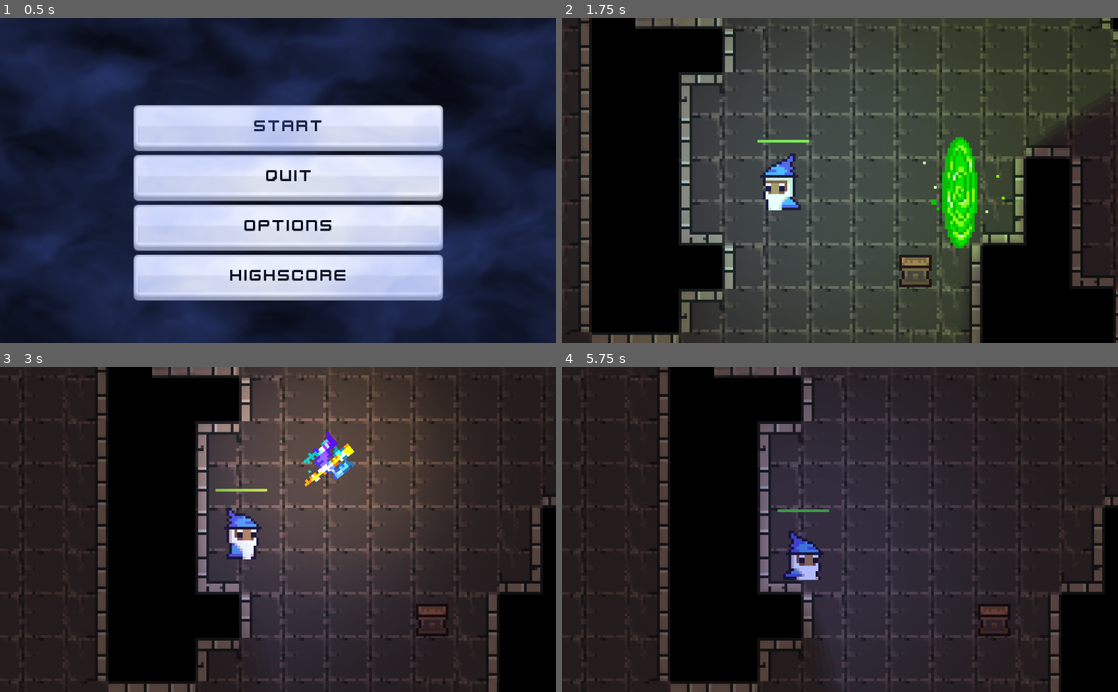
Above: before the commit, frames 1-4 (two rows, left to right).
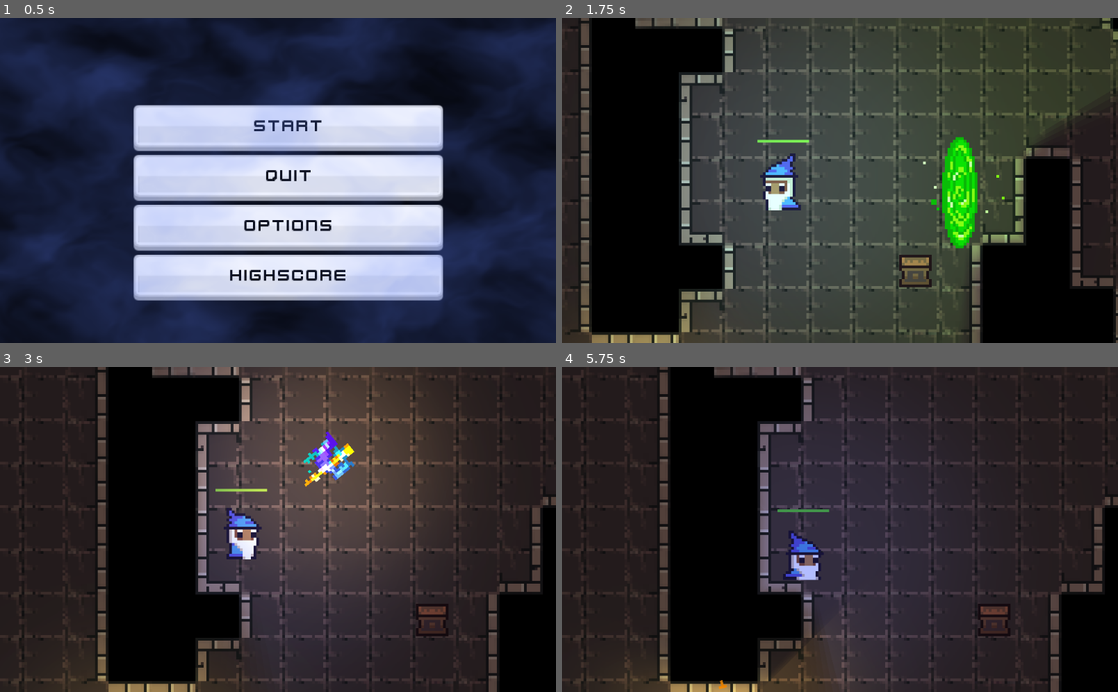
Above: after the commit, the same moments.

Repository: lnRichard/profielwerkstuk
Game: Godot game, scene res://gui/start_menu/StartMenu.tscn
The game is run twice, just before and just after one commit, with the same random seed, the same clock (stepped at 60 frames per second) and the same inputs. The engine's default icon, where the game draws it, is replaced by a stand-in: a white triangle on a blue panel in a dark square.
Inputs (mouse positions are in pixels of both pictures, inside the frame that each line leads up to):
- Up to frame 1 (0.5 s): no input
- Up to frame 2 (1.75 s): click "Start" at 0.5 s; move the mouse to (962, 164) at 1.27 s; hold A (key_a) from 1.28 s (still down)
- Up to frame 3 (3 s): move the mouse to (166, 545) at 2.02 s; release A (key_a) at 2.03 s; tap D (key_d) at 2.1 s; move the mouse to (333, 458) at 2.77 s; tap E (key_e) at 2.85 s
- Up to frame 4 (5.75 s): move the mouse to (812, 594) at 3.52 s; tap F (key_f) at 3.6 s; move the mouse to (1006, 578) at 4.27 s; tap R (key_r) at 4.35 s; move the mouse to (673, 480) at 5.02 s; tap S (key_s) at 5.1 s

Frame 1 is identical in both runs. In frame 2, 0.6% of the frame differs, in the area x 3-28%, y 88-100%; in frame 3, 0.7%; in frame 4, 1.9%, in the area x 9-53%, y 82-100%.

Commit message:
added elite enemies with all attack types and 3 stat types modifying the stats

Diff:
--- /dev/null
+++ b/characters/enemies/boss/Boss.gd
@@ -0,0 +1,29 @@
+class_name BossCreator
+
+var enemy
+var sprite: AnimatedSprite
+var body: CollisionShape2D
+var sight: CollisionShape2D
+var attack: CollisionShape2D
+
+
+func create_boss(boss, factor: int):
+	enemy = boss
+	print(boss)
+	sprite = enemy.get_node("AnimatedSprite")
+	body = enemy.get_node("BodyCollision")
+	sight = enemy.get_node("Sight/Radius")
+	attack = enemy.get_node("Attack/Radius")
+	increase_hitbox_and_size(factor)
+#	increase_health(factor)
+	return enemy
+
+func increase_hitbox_and_size(factor: int):
+	sprite.scale *= factor
+	body.scale *= factor
+	sight.scale *= factor
+	attack.scale *= factor
+
+func increase_health(factor: int):
+	enemy.max_health *= factor
+	enemy.current_health = enemy.max_health
--- a/characters/enemies/elite/Elite.gd
+++ b/characters/enemies/elite/Elite.gd
@@ -1,8 +1,184 @@
-extends Node
+extends HostileEntity
+
+
+enum {EXPLOSION, FIREBALL, ICEBALL, LIFESTEALMACHINEGUN, MELEE, SMALLSTAR, ZIPPYZIP}
+onready var attack: int = rng.randi_range(EXPLOSION, ZIPPYZIP)
+var prefix: String
+
+var gamer_tag: String
+
+enum {HEALTH, SPEED, SIGHT}
+onready var stat: int = rng.randi_range(HEALTH, SIGHT)
+var suffix: String
 
 
 
+var attack_scene: PackedScene
+onready var parent := get_parent()
+
+# Attack()
+var current_cooldown := 0 # Current cooldown of attack
+var cooldown: int  # Cooldown of the attack
 
 
+
+# _max_health: float, _move_speed: float, _score: int
+func _init().(0, 0, 100, 100):
+	pass
+
+func _physics_process(delta):
+	._physics_process(delta)
+
 func _ready():
-	pass
+	rng.randomize()
+	var gamer_tag_array = get_array_gamer_tag()
+	var prefix_array = get_array_prefix()
+	var suffix_array = get_array_suffix()
+
+	rng.randomize()
+	prefix = prefix_array[rng.randi_range(0, prefix_array.size() - 1)]
+	gamer_tag = gamer_tag_array[rng.randi_range(0, gamer_tag_array.size() - 1)]
+	suffix = suffix_array[rng.randi_range(0, suffix_array.size() - 1)]
+
+	var elite_name = prefix + " " + gamer_tag + " " + suffix
+	$EliteName.text = elite_name
+
+	get_attack()
+	get_stats()
+	get_cooldown()
+# Reduces the cooldown
+func cooldowns():
+	if current_cooldown > 0:
+		current_cooldown -= 1
+
+
+func attack():
+	if current_cooldown == 0:
+		# Reset the cooldown
+		current_cooldown = cooldown * 5
+
+		# Instances the projectile
+		var to_player: Vector2 = dir_to_player()
+		var b = attack_scene.instance()
+		b.direction =  to_player #Vector2(10, 0).rotated((player.position).angle()).normalized()
+
+		# Fetch the animated sprite
+		var asprite = b.get_node("AnimatedSprite")
+		asprite.rotation = position.angle_to_point(to_player)
+		asprite.flip_h = to_player.x < 0
+		b.position = position + 20 * to_player
+
+		# Append the child
+		parent.add_child(b)
+
+
+# Fetch direction to player
+func dir_to_player() -> Vector2:
+	return position.direction_to(player.position)
+
+# Handles entity knockback
+func knockback(delta: float):
+	if knockback == Vector2.ZERO:
+		return
+
+	# Reduce and apply knockback
+	knockback = knockback.move_toward(Vector2.ZERO, friction * delta * 5)
+	knockback = move_and_slide(knockback)
+
+func get_array_prefix() -> Array:
+	match attack:
+		EXPLOSION:
+			return ["Explody", "Erupting", "Banging", "Raging", "Detonating"]
+		FIREBALL:
+			return ["Fiery", "Warm", "Hot", "Flaming", "Lit", "Scorching", "Burning", "Blazing", "Yang"]
+		ICEBALL:
+			return ["Jade Beauty", "Yin", "Chilly", "Frozen", "Cold", "Icy", "Snowman", "Snowy"]
+		LIFESTEALMACHINEGUN:
+			return ["Vampiric", "Heavy", "Machinegun", "Commander"]
+		MELEE:
+			return ["Overgeared", "Cultivating", "Deadly", "Sharp", "Combative", "Dexterous", "Martial"]
+		SMALLSTAR:
+			return ["Second Life", "Ancient", "Warlock of the Magus World", "Sovereign","Return of",
+			"Necromancer", "Demon General", "Demon God","Demon Lord", "Reborn",
+			"Once In A Million Years Genius", "Stair Climber", "Great Mage", "9th Circle","Heavenly Demon",
+			"Irregular", "Regressed", "Reincarnated" , "S-Rank", "Immortal", "Ancestor", "Heavenly", "Godlike",
+			"Supreme", "Demigod", "Deity", "Outer God", "Strongest", "Devil", "Emperor", "I Am", "VRMMO",
+			"Invincible", "Almight", "Unrivaled", "Disciple", "Master", "Sect Leader", "Elder", "Inner-Disciple",
+			"Outer-Disciple", "Absolute", "Demoness", "FFF-ranked Hero", "Outcast", "Magic Apprentice", "Monarch" ,
+			"Protagonist", "Overlord", "Ranker", "Rotten Water", "Sage Monarch", "Emperor", "Second Coming of"]
+		ZIPPYZIP:
+			return ["Forceful", "Pushy", "Gravitational", "Assertive", "Dominant"]
+	return ["Error 500"]
+
+func get_array_gamer_tag() -> Array:
+	return ["Jeremiah", "Ties", "Timo", "Joseph", "Richard", "Angus", "Joromiah", "Rasputin", "Imke", "Tim", "John", "Visser"]
+
+func get_array_suffix() -> Array:
+	match stat:
+		HEALTH:
+			return ["of the Ji Clan", "of a thousand years", "the Conqueror", "the Body Cultivator", "the Judge of Death", "the Immortal", "the Impeccable", "Joestar"]
+		SPEED:
+			return ["of the Li Clan", "of the Clouds", "of the Sky", "of Time", "who Strikes First", "Online"]
+		SIGHT:
+			return ["of the Wan Clan","of Another World", "who Sees All", "the Mystical", "the Reaper", "of the Nine Heavens"]
+
+	return ["Error 1"]
+
+func get_attack():
+	match attack:
+		EXPLOSION:
+			$Sight/Radius.shape.radius = 100
+			$Attack/Radius.shape.radius = 30
+			attack_scene = preload("res://projectiles/explosion/Explosion.tscn")
+		FIREBALL:
+			$Sight/Radius.shape.radius = 100
+			$Attack/Radius.shape.radius = 90
+			attack_scene = preload("res://projectiles/fireball/Fireball.tscn")
+		ICEBALL:
+			$Sight/Radius.shape.radius = 100
+			$Attack/Radius.shape.radius = 90
+			attack_scene = preload("res://projectiles/iceball/Iceball.tscn")
+		LIFESTEALMACHINEGUN:
+			$Sight/Radius.shape.radius = 100
+			$Attack/Radius.shape.radius = 90
+			attack_scene = preload("res://projectiles/lifesteal_machinegun/LifestealMachinegun.tscn")
+		MELEE:
+			$Sight/Radius.shape.radius = 100
+			$Attack/Radius.shape.radius = 10
+			attack_scene = preload("res://projectiles/melee/Melee.tscn")
+		SMALLSTAR:
+			$Sight/Radius.shape.radius = 100
+			$Attack/Radius.shape.radius = 90
+			attack_scene = preload("res://projectiles/small_star/SmallStar.tscn")
+		ZIPPYZIP:
+			$Sight/Radius.shape.radius = 100
+			$Attack/Radius.shape.radius = 90
+			attack_scene = preload("res://projectiles/zippy_zip/ZippyZip.tscn")
+
+func get_cooldown():
+	var temp: Node = attack_scene.instance()
+	cooldown = temp.cooldown
+	temp.queue_free()
+
+func get_stats():
+	match stat:
+		HEALTH:
+			max_health = 1000
+			current_health = 1000
+			move_speed = 100
+		SPEED:
+			max_health = 500
+			current_health = 500
+			move_speed = 500
+		SIGHT:
+			max_health = 500
+			current_health = 500
+			move_speed = 100
+			$Sight/Radius.shape.radius *= 1.5
+			$Attack/Radius.shape.radius *= 1.5
+
+
+func set_health(value: float):
+	.set_health(value)
+	Global.elite_kills+=1
+	Global.skill_points+=1
--- a/characters/enemies/elite/Elite.tscn
+++ b/characters/enemies/elite/Elite.tscn
@@ -1,6 +1,74 @@
-[gd_scene load_steps=2 format=2]
+[gd_scene load_steps=16 format=2]
 
-[ext_resource path="res://characters/enemies/elite/Elite.gd" type="Script" id=1]
+[ext_resource path="res://characters/hostile_entity/HostileEntity.tscn" type="PackedScene" id=1]
+[ext_resource path="res://characters/enemies/elite/Elite.gd" type="Script" id=2]
+[ext_resource path="res://characters/enemies/elite/sprites/idle/necromancer_idle_anim_f2.png" type="Texture" id=3]
+[ext_resource path="res://characters/enemies/elite/sprites/running/necromancer_run_anim_f1.png" type="Texture" id=4]
+[ext_resource path="res://characters/enemies/elite/sprites/idle/necromancer_idle_anim_f3.png" type="Texture" id=5]
+[ext_resource path="res://characters/enemies/elite/sprites/running/necromancer_run_anim_f2.png" type="Texture" id=6]
+[ext_resource path="res://characters/enemies/elite/sprites/running/necromancer_run_anim_f0.png" type="Texture" id=7]
+[ext_resource path="res://characters/enemies/elite/sprites/idle/necromancer_idle_anim_f1.png" type="Texture" id=8]
+[ext_resource path="res://characters/enemies/elite/sprites/running/necromancer_run_anim_f3.png" type="Texture" id=9]
+[ext_resource path="res://characters/enemies/elite/sprites/idle/necromancer_idle_anim_f0.png" type="Texture" id=10]
+[ext_resource path="res://gui/fonts/KenFUture.tres" type="DynamicFont" id=11]
 
-[node name="Elite" type="Node"]
-script = ExtResource( 1 )
+[sub_resource type="RectangleShape2D" id=2]
+extents = Vector2( 5.5, 7.5 )
+
+[sub_resource type="CircleShape2D" id=3]
+radius = 0.01
+
+[sub_resource type="SpriteFrames" id=1]
+animations = [ {
+"frames": [ ExtResource( 10 ), ExtResource( 8 ), ExtResource( 3 ), ExtResource( 5 ) ],
+"loop": true,
+"name": "idle",
+"speed": 5.0
+}, {
+"frames": [ ExtResource( 7 ), ExtResource( 4 ), ExtResource( 6 ), ExtResource( 9 ) ],
+"loop": true,
+"name": "running",
+"speed": 5.0
+} ]
+
+[sub_resource type="CircleShape2D" id=4]
+radius = 0.0
+
+[node name="Elite" instance=ExtResource( 1 )]
+script = ExtResource( 2 )
+
+[node name="BodyCollision" parent="." index="0"]
+position = Vector2( -0.5, 2.5 )
+shape = SubResource( 2 )
+
+[node name="Radius" parent="Sight" index="0"]
+shape = SubResource( 3 )
+
+[node name="AnimatedSprite" parent="." index="3"]
+frames = SubResource( 1 )
+animation = "running"
+frame = 3
+playing = true
+
+[node name="Radius" parent="Attack" index="0"]
+shape = SubResource( 4 )
+
+[node name="ProgressBar" parent="." index="5"]
+margin_left = -7.0
+margin_top = -11.0
+margin_right = 8.0
+margin_bottom = -10.0
+
+[node name="EliteName" type="Label" parent="." index="9"]
+margin_left = -99.0
+margin_top = -39.0
+margin_right = 101.0
+margin_bottom = -18.0
+custom_colors/font_color = Color( 1, 0.843137, 0, 1 )
+custom_fonts/font = ExtResource( 11 )
+align = 1
+autowrap = true
+uppercase = true
+__meta__ = {
+"_edit_use_anchors_": false
+}
--- a/characters/player/LoadArea.gd
+++ b/characters/player/LoadArea.gd
@@ -5,9 +5,11 @@
 
 # Load entities inside the load area
 func _on_LoadArea_body_entered(body: HostileEntity):
-	body.state = IDLING
+	if is_instance_valid(body):
+		body.state = IDLING
 
 # Unload entities outside the load area
 func _on_LoadArea_body_exited(body: HostileEntity):
-	body.state = UNLOADED
-	body.update_redness()
+	if is_instance_valid(body):
+		body.state = UNLOADED
+		body.update_redness()
--- a/characters/player/Player.tscn
+++ b/characters/player/Player.tscn
@@ -25,11 +25,6 @@
 
 [sub_resource type="SpriteFrames" id=1]
 animations = [ {
-"frames": [ ExtResource( 8 ) ],
-"loop": true,
-"name": "hit",
-"speed": 5.0
-}, {
 "frames": [ ExtResource( 9 ), ExtResource( 11 ), ExtResource( 10 ), ExtResource( 4 ) ],
 "loop": true,
 "name": "idle",
@@ -38,6 +33,11 @@
 "frames": [ ExtResource( 5 ), ExtResource( 6 ), ExtResource( 3 ), ExtResource( 7 ) ],
 "loop": true,
 "name": "running",
+"speed": 5.0
+}, {
+"frames": [ ExtResource( 8 ) ],
+"loop": true,
+"name": "hit",
 "speed": 5.0
 } ]
 
--- a/environment/generator/Generator.gd
+++ b/environment/generator/Generator.gd
@@ -24,6 +24,7 @@
 	"paint_grunt": preload("res://characters/enemies/paint_grunt/PaintGrunt.tscn"), # shaman enemy to spawn
 	"zombie": preload("res://characters/enemies/zombie/Zombie.tscn"), # zombie to spawn
 	"big_grunt": preload("res://characters/enemies/big_grunt/BigGrunt.tscn"), # Big grunt to spawn
+	"elite": preload("res://characters/enemies/elite/Elite.tscn")
 }
 var enemies_sizes = { # Checks if an enemy is big
 	"grunt": false,
@@ -31,6 +32,7 @@
 	"paint_grunt": false,
 	"zombie": false,
 	"big_grunt": true,
+	"elite": false
 }
 
 # Props
@@ -248,7 +250,10 @@
 		"paint_grunt": rng.randi_range(1 + 1 *gen_parameters["current_level"], 1),
 		"zombie": rng.randi_range(1 + 1 *gen_parameters["current_level"], 1),
 		"big_grunt": rng.randi_range(1 + 1 *gen_parameters["current_level"], 1),
+		"elite": 2
 	}
+
+var bosscreator = BossCreator.new()
 
 # Spawns a specific enemy instance
 func spawn_enemy(type: PackedScene, rng: RandomNumberGenerator, big = false) -> bool:
--- a/gui/fonts/KenFUture.tres
+++ b/gui/fonts/KenFUture.tres
@@ -4,4 +4,6 @@
 font_path = "res://gui/themes/kenvector_future.ttf"
 
 [resource]
+resource_local_to_scene = true
+size = 7
 font_data = SubResource( 1 )
--- a/main/global.gd
+++ b/main/global.gd
@@ -17,7 +17,9 @@
 # Map & Camera size
 var mapcamera_size := Vector2(25, 25)
 
-
+# Elite enemy kills
+var elite_kills: int = 0
+var skill_points: int = 0
 
 # Get xp var
 func get_xp():
--- a/project.godot
+++ b/project.godot
@@ -14,6 +14,11 @@
 "language": "GDScript",
 "path": "res://characters/enemies/big_grunt/BigGrunt.gd"
 }, {
+"base": "Reference",
+"class": "BossCreator",
+"language": "GDScript",
+"path": "res://characters/enemies/boss/Boss.gd"
+}, {
 "base": "Destroyable",
 "class": "Crate",
 "language": "GDScript",
@@ -29,6 +34,11 @@
 "language": "GDScript",
 "path": "res://props/Flask/Flask.gd"
 }, {
+"base": "HostileEntity",
+"class": "Grunt",
+"language": "GDScript",
+"path": "res://characters/enemies/grunt/Grunt.gd"
+}, {
 "base": "LivingEntity",
 "class": "HostileEntity",
 "language": "GDScript",
@@ -45,6 +55,11 @@
 "path": "res://characters/living_entity/LivingEntity.gd"
 }, {
 "base": "HostileEntity",
+"class": "MaskedGrunt",
+"language": "GDScript",
+"path": "res://characters/enemies/masked_grunt/MaskedGrunt.gd"
+}, {
+"base": "HostileEntity",
 "class": "PaintGrunt",
 "language": "GDScript",
 "path": "res://characters/enemies/paint_grunt/PaintGrunt.gd"
@@ -68,20 +83,29 @@
 "class": "Prop",
 "language": "GDScript",
 "path": "res://props/prop/Prop.gd"
+}, {
+"base": "HostileEntity",
+"class": "Zombie",
+"language": "GDScript",
+"path": "res://characters/enemies/zombie/Zombie.gd"
 } ]
 _global_script_class_icons={
 "BigGrunt": "",
+"BossCreator": "",
 "Crate": "",
 "Destroyable": "",
 "Flask": "",
+"Grunt": "",
 "HostileEntity": "",
 "LifestealMachinegun": "",
 "LivingEntity": "",
+"MaskedGrunt": "",
 "PaintGrunt": "",
 "Pickup": "",
 "Player": "",
 "ProjectileEntity": "",
-"Prop": ""
+"Prop": "",
+"Zombie": ""
 }
 
 [application]
--- a/props/crate/Crate.gd
+++ b/props/crate/Crate.gd
@@ -20,6 +20,8 @@
 
 	# Move box if it has speed
 	if speed > 0:
+		if !is_instance_valid(player):
+			return
 		move_and_slide(player.global_position.direction_to(global_position) * (delta * speed))
 		speed -= 100
 
Not shown, added: characters/enemies/elite/sprites/idle/desktop.ini
Binary file added: characters/enemies/elite/sprites/idle/necromancer_idle_anim_f0.png
Not shown, added: characters/enemies/elite/sprites/idle/necromancer_idle_anim_f0.png.import
Binary file added: characters/enemies/elite/sprites/idle/necromancer_idle_anim_f1.png
Not shown, added: characters/enemies/elite/sprites/idle/necromancer_idle_anim_f1.png.import
Binary file added: characters/enemies/elite/sprites/idle/necromancer_idle_anim_f2.png
Not shown, added: characters/enemies/elite/sprites/idle/necromancer_idle_anim_f2.png.import
Binary file added: characters/enemies/elite/sprites/idle/necromancer_idle_anim_f3.png
Not shown, added: characters/enemies/elite/sprites/idle/necromancer_idle_anim_f3.png.import
Not shown, added: characters/enemies/elite/sprites/running/desktop.ini
Binary file added: characters/enemies/elite/sprites/running/necromancer_run_anim_f0.png
Not shown, added: characters/enemies/elite/sprites/running/necromancer_run_anim_f0.png.import
(and 6 more such lines)
